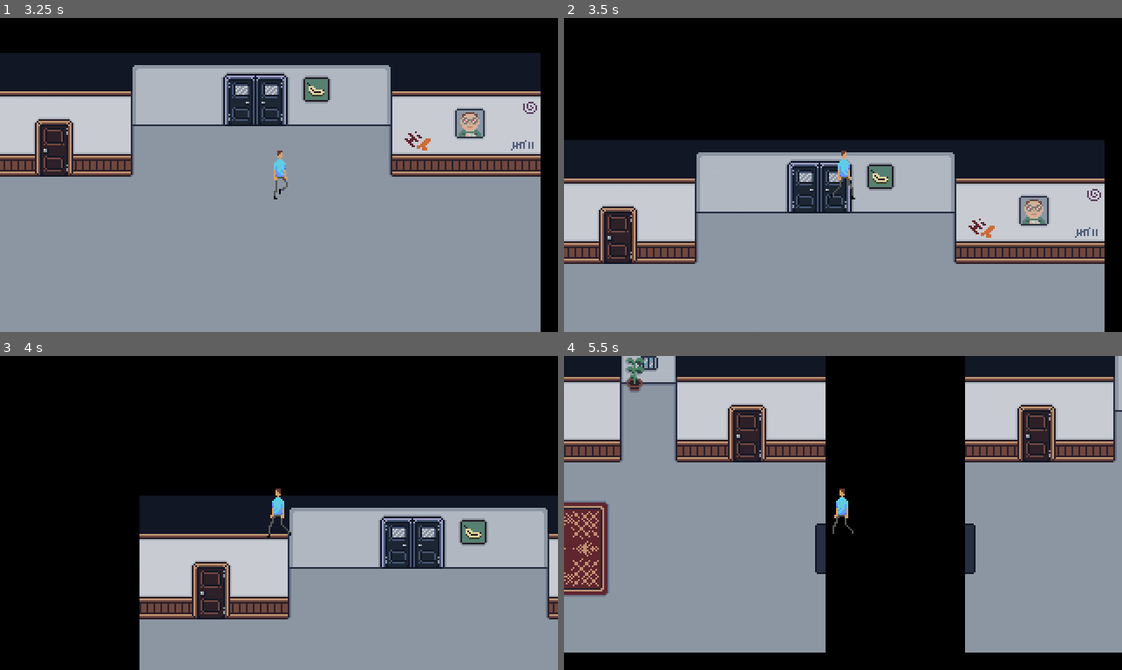
Above: before the commit, frames 1-4 (two rows, left to right).
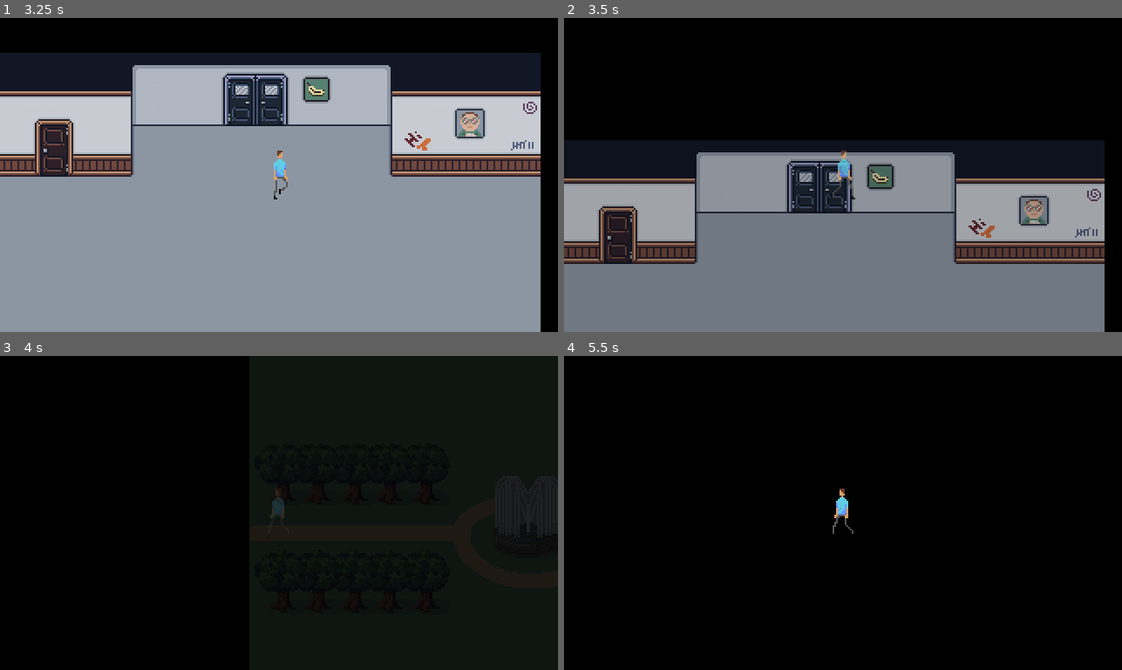
Above: after the commit, the same moments.

Repository: p2lK/Game_Jam
Game: Godot game, scene res://scenes/main.tscn
Same seed, same stepped clock (60 frames per second), same inputs: the game is played once before the commit and once after it.
Inputs:
- Up to frame 1 (3.25 s): tap Enter at 0.5 s; hold D (right) 0.53-1.28 s; hold S (down) 1.28-2.03 s; hold D (right) 2.03-2.78 s; hold W (up) from 2.78 s (still down)
- Up to frame 2 (3.5 s): keep holding W (up)
- Up to frame 3 (4 s): release W (up) at 3.53 s; hold Left (left) from 3.53 s (still down)
- Up to frame 4 (5.5 s): release Left (left) at 5.03 s; hold S (down) from 5.03 s (still down)

Frame 1 is identical in both runs. In frame 2, 45% of the frame differs, in the area x 0-97%, y 42-100%; in frame 3, 39%; in frame 4, 71%, in the area x 0-100%, y 0-95%.

Commit message:
added teleporter detector
automatically connects teleporterts

Diff:
--- a/Scenes/main.tscn
+++ b/Scenes/main.tscn
@@ -1,12 +1,12 @@
 [gd_scene load_steps=18 format=3 uid="uid://m46lfebhisxf"]
 
-[ext_resource type="Texture2D" uid="uid://cqwi5lj6utbvl" path="res://Sprites/backgrounds/corridor1.png" id="1_8sc0c"]
+[ext_resource type="Texture2D" uid="uid://cqwi5lj6utbvl" path="res://sprites/backgrounds/corridor1.png" id="1_8sc0c"]
 [ext_resource type="Script" path="res://scenes/gameplay.gd" id="1_kjmec"]
 [ext_resource type="Script" path="res://scenes/player.gd" id="2_epvge"]
-[ext_resource type="Texture2D" uid="uid://8epa4fkwpnog" path="res://Sprites/backgrounds/corridor2.png" id="2_xkyol"]
-[ext_resource type="Texture2D" uid="uid://4ga8d8olagui" path="res://Sprites/characters/Midas_Lennox_walking.png" id="3_amvyg"]
-[ext_resource type="Texture2D" uid="uid://hg6rttwnmg83" path="res://Sprites/backgrounds/garden.png" id="4_a0tpe"]
-[ext_resource type="PackedScene" uid="uid://db7p8n0ts55xo" path="res://Scenes/teleporter.tscn" id="5_nhd1s"]
+[ext_resource type="Texture2D" uid="uid://8epa4fkwpnog" path="res://sprites/backgrounds/corridor2.png" id="2_xkyol"]
+[ext_resource type="Texture2D" uid="uid://4ga8d8olagui" path="res://sprites/characters/Midas_Lennox_walking.png" id="3_amvyg"]
+[ext_resource type="Texture2D" uid="uid://hg6rttwnmg83" path="res://sprites/backgrounds/garden.png" id="4_a0tpe"]
+[ext_resource type="PackedScene" uid="uid://db7p8n0ts55xo" path="res://scenes/teleporter.tscn" id="5_nhd1s"]
 
 [sub_resource type="RectangleShape2D" id="RectangleShape2D_vixo0"]
 size = Vector2(20, 16)
@@ -118,21 +118,23 @@
 position = Vector2(117.25, -54.5)
 shape = SubResource("RectangleShape2D_67d3b")
 
-[node name="teleporter" parent="gameplay" instance=ExtResource("5_nhd1s")]
+[node name="teleporters" type="Node2D" parent="gameplay"]
+
+[node name="teleporter" parent="gameplay/teleporters" instance=ExtResource("5_nhd1s")]
 position = Vector2(157, 30.5)
 scale = Vector2(0.1875, 0.90625)
 target_position = Vector2(260, 30)
 
-[node name="teleporter2" parent="gameplay" instance=ExtResource("5_nhd1s")]
+[node name="teleporter2" parent="gameplay/teleporters" instance=ExtResource("5_nhd1s")]
 position = Vector2(243, 30.5)
 scale = Vector2(0.1875, 0.90625)
 target_position = Vector2(120, 30)
 
-[node name="teleporter3" parent="gameplay" instance=ExtResource("5_nhd1s")]
+[node name="teleporter3" parent="gameplay/teleporters" instance=ExtResource("5_nhd1s")]
 position = Vector2(115, -14.5)
 scale = Vector2(0.625, 0.28125)
 target_position = Vector2(10, 0)
 
-[connection signal="teleport_player_to" from="gameplay/teleporter" to="gameplay" method="_on_teleporter_teleport_player_to"]
-[connection signal="teleport_player_to" from="gameplay/teleporter2" to="gameplay" method="_on_teleporter_2_teleport_player_to"]
-[connection signal="teleport_player_to" from="gameplay/teleporter3" to="gameplay" method="_on_teleporter_3_teleport_player_to"]
+[node name="teleporter4" parent="gameplay/teleporters" instance=ExtResource("5_nhd1s")]
+position = Vector2(395, -60)
+target_position = Vector2(950, 0)
--- a/scenes/gameplay.gd
+++ b/scenes/gameplay.gd
@@ -1,6 +1,7 @@
 extends Node2D
 
 @onready var player = $player
+@onready var teleporters = $teleporters.get_children()
 
 var time = -1
 var time_to_transition = .5
@@ -9,6 +10,11 @@
 
 var last_alpha
 var goal_alpha
+
+func _ready():
+	for teleporter in teleporters:
+		var my_callable = Callable(self, 'set_player_position')
+		teleporter.connect('teleport_player_to', set_player_position)
 
 func _process(delta):
 	if time >= 0:
@@ -39,12 +45,3 @@
 	player_target_pos = new_pos
 	time = 0
 	set_new_alpha(0)
-
-func _on_teleporter_3_teleport_player_to(target_position):
-	set_player_position(target_position)
-
-func _on_teleporter_2_teleport_player_to(target_position):
-	set_player_position(target_position)
-
-func _on_teleporter_teleport_player_to(target_position):
-	set_player_position(target_position)
--- a/scenes/main.tscn
+++ b/scenes/main.tscn
@@ -1,12 +1,12 @@
 [gd_scene load_steps=18 format=3 uid="uid://m46lfebhisxf"]
 
-[ext_resource type="Texture2D" uid="uid://cqwi5lj6utbvl" path="res://Sprites/backgrounds/corridor1.png" id="1_8sc0c"]
+[ext_resource type="Texture2D" uid="uid://cqwi5lj6utbvl" path="res://sprites/backgrounds/corridor1.png" id="1_8sc0c"]
 [ext_resource type="Script" path="res://scenes/gameplay.gd" id="1_kjmec"]
 [ext_resource type="Script" path="res://scenes/player.gd" id="2_epvge"]
-[ext_resource type="Texture2D" uid="uid://8epa4fkwpnog" path="res://Sprites/backgrounds/corridor2.png" id="2_xkyol"]
-[ext_resource type="Texture2D" uid="uid://4ga8d8olagui" path="res://Sprites/characters/Midas_Lennox_walking.png" id="3_amvyg"]
-[ext_resource type="Texture2D" uid="uid://hg6rttwnmg83" path="res://Sprites/backgrounds/garden.png" id="4_a0tpe"]
-[ext_resource type="PackedScene" uid="uid://db7p8n0ts55xo" path="res://Scenes/teleporter.tscn" id="5_nhd1s"]
+[ext_resource type="Texture2D" uid="uid://8epa4fkwpnog" path="res://sprites/backgrounds/corridor2.png" id="2_xkyol"]
+[ext_resource type="Texture2D" uid="uid://4ga8d8olagui" path="res://sprites/characters/Midas_Lennox_walking.png" id="3_amvyg"]
+[ext_resource type="Texture2D" uid="uid://hg6rttwnmg83" path="res://sprites/backgrounds/garden.png" id="4_a0tpe"]
+[ext_resource type="PackedScene" uid="uid://db7p8n0ts55xo" path="res://scenes/teleporter.tscn" id="5_nhd1s"]
 
 [sub_resource type="RectangleShape2D" id="RectangleShape2D_vixo0"]
 size = Vector2(20, 16)
@@ -118,21 +118,23 @@
 position = Vector2(117.25, -54.5)
 shape = SubResource("RectangleShape2D_67d3b")
 
-[node name="teleporter" parent="gameplay" instance=ExtResource("5_nhd1s")]
+[node name="teleporters" type="Node2D" parent="gameplay"]
+
+[node name="teleporter" parent="gameplay/teleporters" instance=ExtResource("5_nhd1s")]
 position = Vector2(157, 30.5)
 scale = Vector2(0.1875, 0.90625)
 target_position = Vector2(260, 30)
 
-[node name="teleporter2" parent="gameplay" instance=ExtResource("5_nhd1s")]
+[node name="teleporter2" parent="gameplay/teleporters" instance=ExtResource("5_nhd1s")]
 position = Vector2(243, 30.5)
 scale = Vector2(0.1875, 0.90625)
 target_position = Vector2(120, 30)
 
-[node name="teleporter3" parent="gameplay" instance=ExtResource("5_nhd1s")]
+[node name="teleporter3" parent="gameplay/teleporters" instance=ExtResource("5_nhd1s")]
 position = Vector2(115, -14.5)
 scale = Vector2(0.625, 0.28125)
 target_position = Vector2(10, 0)
 
-[connection signal="teleport_player_to" from="gameplay/teleporter" to="gameplay" method="_on_teleporter_teleport_player_to"]
-[connection signal="teleport_player_to" from="gameplay/teleporter2" to="gameplay" method="_on_teleporter_2_teleport_player_to"]
-[connection signal="teleport_player_to" from="gameplay/teleporter3" to="gameplay" method="_on_teleporter_3_teleport_player_to"]
+[node name="teleporter4" parent="gameplay/teleporters" instance=ExtResource("5_nhd1s")]
+position = Vector2(395, -60)
+target_position = Vector2(950, 0)
Not shown, changed: Sprites/backgrounds/Corridor3.jpg.import
Not shown, changed: sprites/backgrounds/corridor1.png.import
Not shown, changed: sprites/backgrounds/corridor2.png.import
Not shown, changed: sprites/backgrounds/garden.png.import
Not shown, changed: sprites/characters/Midas_Lennox_walking.png.import
Not shown, changed: sprites/characters/blond_hair.png.import
Not shown, changed: sprites/characters/blue_hair.png.import
Not shown, changed: sprites/characters/blue_hair_dead.png.import
Not shown, changed: sprites/characters/dark_red_hair.png.import
Not shown, changed: sprites/characters/orange_hair.png.import
Not shown, changed: sprites/characters/purple_hair.png.import
Not shown, changed: sprites/characters/red_hair.png.import
(and 11 more such lines)
